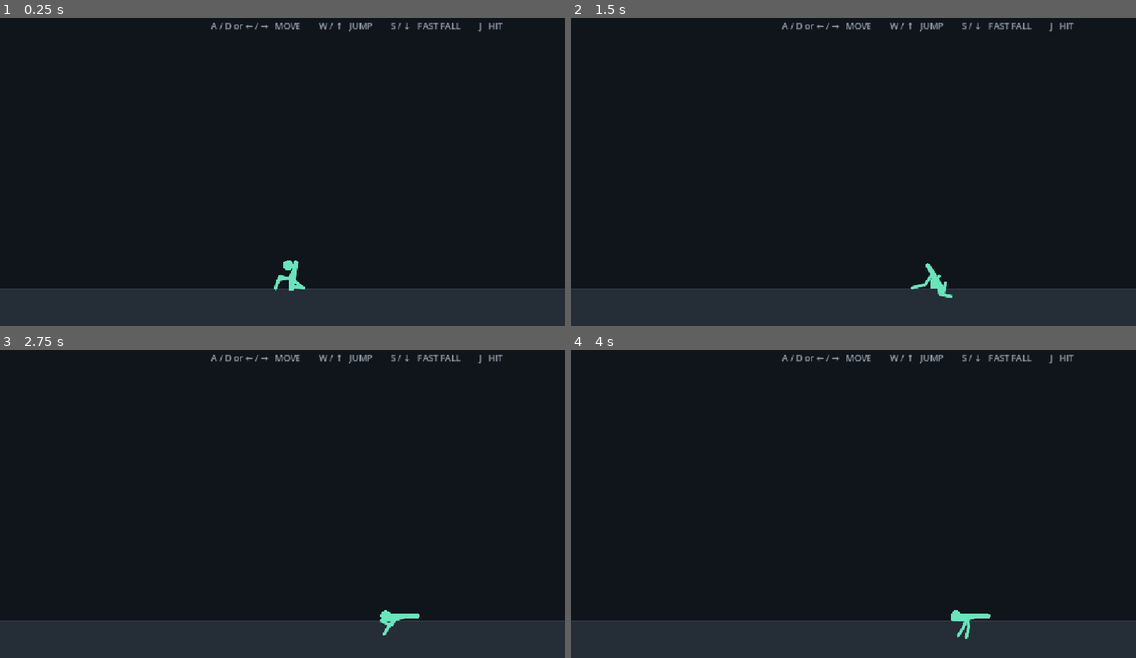
Above: before the commit, frames 1-4 (two rows, left to right).
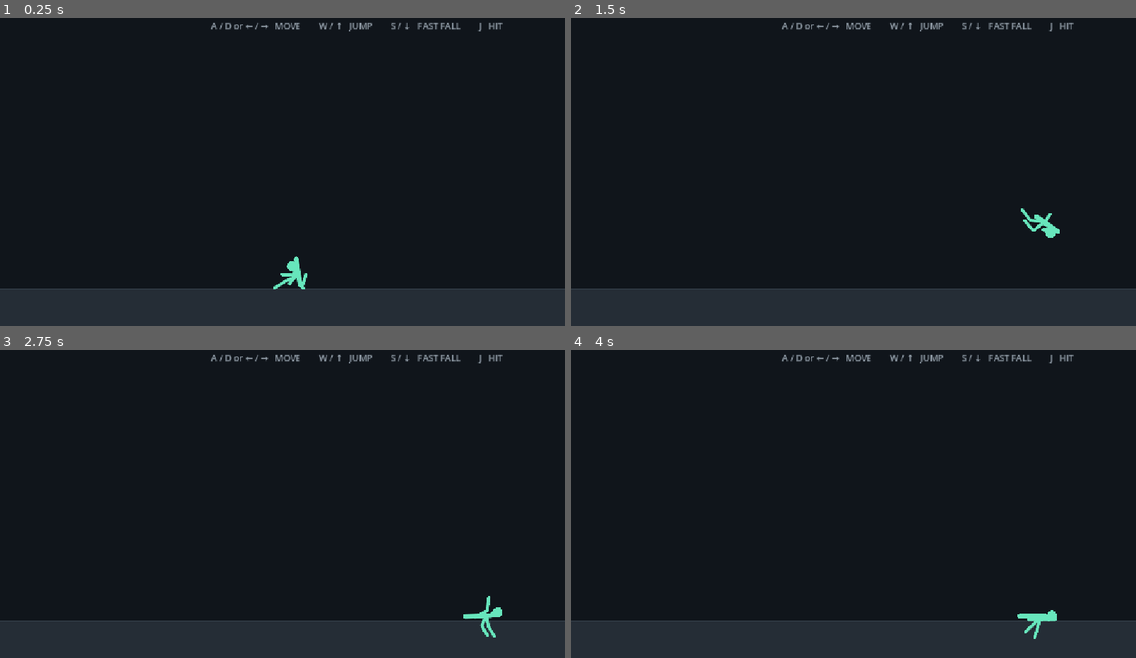
Above: after the commit, the same moments.

Repository: divanburke/ShadowSwap
Game: Godot game, scene res://main.tscn
The game is run twice, just before and just after one commit, with the same random seed, the same clock (stepped at 60 frames per second) and the same inputs.
Inputs:
- Up to frame 1 (0.25 s): no input
- Up to frame 2 (1.5 s): hold J 0.53-1.28 s; hold W from 0.53 s (still down); tap J at 1.35 s
- Up to frame 3 (2.75 s): release W at 2.03 s; hold A from 2.03 s (still down); hold J from 2.03 s (still down)
- Up to frame 4 (4 s): release J at 2.78 s; tap J at 2.85 s; release A at 3.53 s; hold S from 3.53 s (still down); hold J from 3.53 s (still down)

The runs differ from the first frame. In frame 1, 0.2% of the frame differs, in the area x 48-55%, y 77-89%; in frame 2, 0.5%, in the area x 60-87%, y 61-92%; in frame 3, 0.5%; in frame 4, 0.5%.

Commit message:
Fix grounded detection and leg floor tunneling

Diff:
--- a/scripts/fighter.gd
+++ b/scripts/fighter.gd
@@ -291,6 +291,9 @@
 	]:
 		parts[key].collision_layer = 2
 		parts[key].collision_mask = 1
+
+	for key in ["RightShin", "LeftShin"]:
+		parts[key].continuous_cd = RigidBody2D.CCD_MODE_CAST_SHAPE
 
 	# Add joints after all bodies exist so their paths are valid.
 	make_pin_joint(
@@ -587,8 +590,15 @@
 
 func detect_grounded():
 	var torso = parts["Torso"]
-	var origin = torso.global_position + Vector2(0.0, 15.0)
-	var target = origin + Vector2(0.0, 16.0)
+
+	# The torso is above the floor when standing, so the old short ray never
+	# reached the platform. Start near the bottom of the torso and cast beyond
+	# the floor contact point.
+	var origin = torso.global_position + Vector2(
+		0.0,
+		TORSO_HEIGHT * 0.45
+	)
+	var target = origin + Vector2(0.0, 28.0)
 
 	var result = raycast(origin, target)
 
